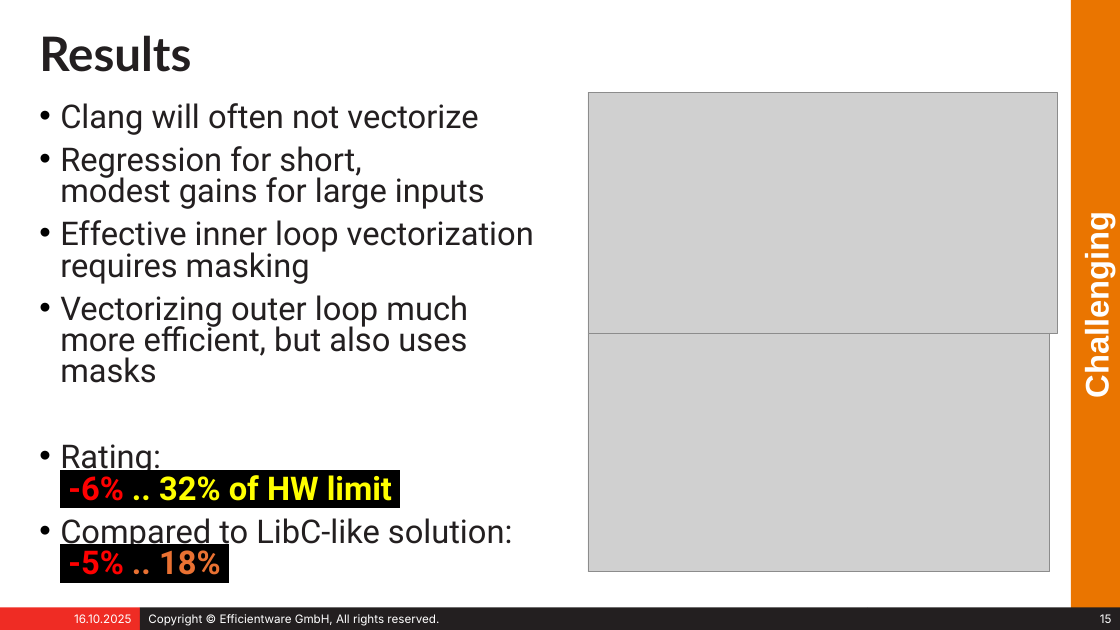
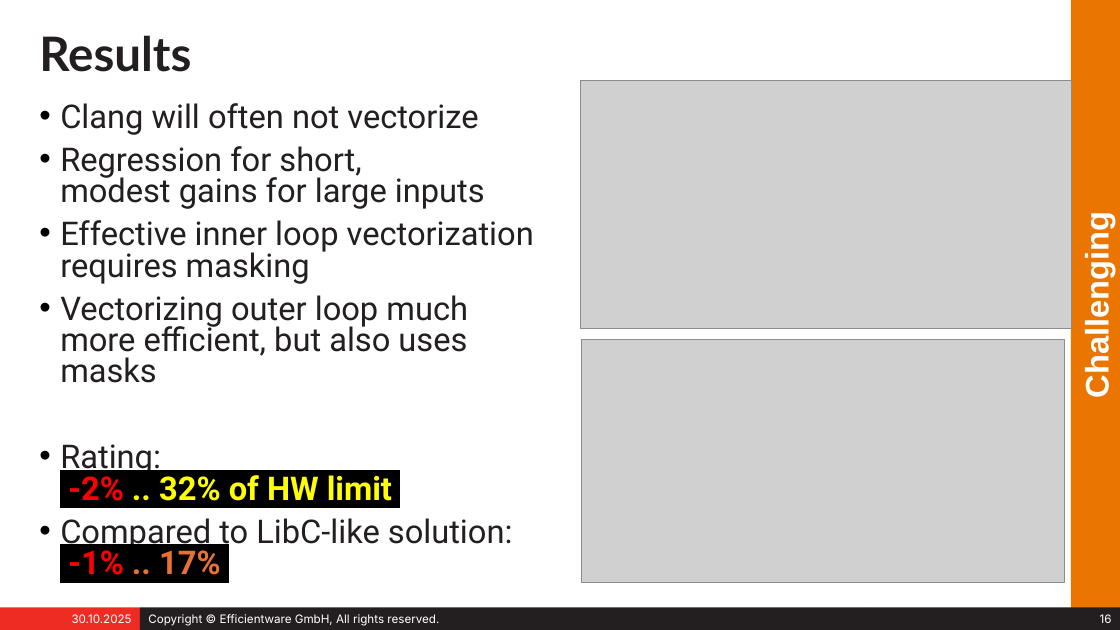
Before and after one commit to stefeff/auto-vectorization, a slide deck: slide 16 of presentation/speed_for_free.odp (slide 15 before the commit). Drawn at 1120x630 pixels with LibreOffice and Linux fonts; fonts in the diff are those of the drawing; grey boxes stand for pictures. Boxes give left, top, right and bottom in pixels: in the first picture for what was removed or moved away, otherwise in the second. Text is boxed around its words. In the diff, an @@ line names an element or a change of style, - is before the commit and + after.

```diff
--- a/presentation/speed_for_free.odp
+++ b/presentation/speed_for_free.odp
@@ picture: place and size @@
-picture at [588, 92, 1058, 334]
+picture at [581, 81, 1071, 329]
@@ picture: place and size @@
-picture at [588, 334, 1050, 571]
+picture at [581, 339, 1065, 583]
@@ text at [60, 444, 513, 575]: text changed @@
-• Rating:
-  -6% .. 32% of HW limit
-• Compared to LibC-like solution:
-  -5% .. 18%
+• Rating:
+  -2% .. 32% of HW limit
+• Compared to LibC-like solution:
+  -1% .. 17%
@@ text in rectangle at [72, 614, 132, 623]: text changed @@
-16.10.2025
+30.10.2025
@@ page number at [1100, 614, 1112, 623]: text changed @@
-15
+16
```
Also in this commit, not shown: 19 other slides changed, 1 slide added, 1 other file.
